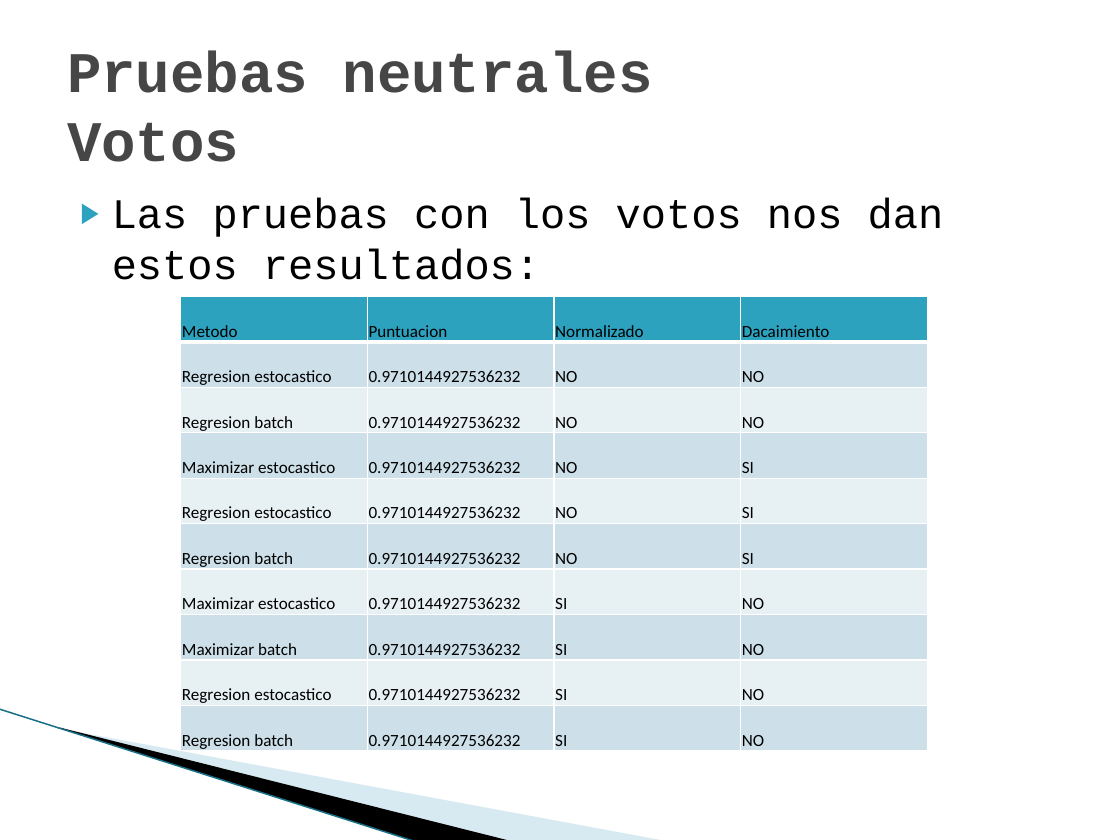
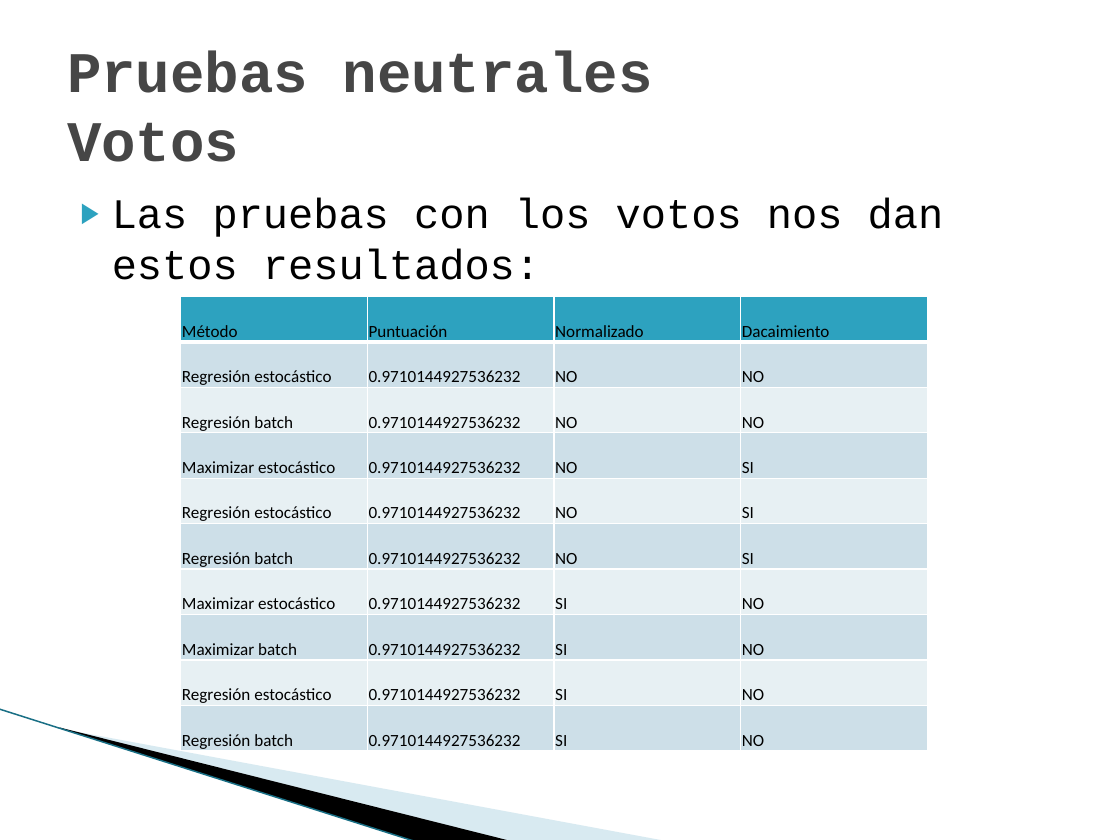
Before and after one commit to joapingut/aia-1718-t3, a slide deck: slide 28 of presentacion3.pptx. Drawn at 1120x840 pixels with LibreOffice and Linux fonts; fonts in the diff are those of the drawing; background and template pictures are left out. Boxes give left, top, right and bottom in pixels: in the first picture for what was removed or moved away, otherwise in the second. Text is boxed around its words. In the diff, an @@ line names an element or a change of style, - is before the commit and + after.

```diff
--- a/presentacion3.pptx
+++ b/presentacion3.pptx
@@ table at box(180, 297, 928, 755) @@
-row 1, column 1: Metodo
+row 1, column 1: Método
-row 1, column 2: Puntuacion
+row 1, column 2: Puntuación
-row 2, column 1: Regresion estocastico
+row 2, column 1: Regresión estocástico
-row 3, column 1: Regresion batch
+row 3, column 1: Regresión batch
-row 4, column 1: Maximizar estocastico
+row 4, column 1: Maximizar estocástico
-row 5, column 1: Regresion estocastico
+row 5, column 1: Regresión estocástico
-row 6, column 1: Regresion batch
+row 6, column 1: Regresión batch
-row 7, column 1: Maximizar estocastico
+row 7, column 1: Maximizar estocástico
-row 9, column 1: Regresion estocastico
+row 9, column 1: Regresión estocástico
-row 10, column 1: Regresion batch
+row 10, column 1: Regresión batch
```
Also in this commit, not shown: 2 other slides changed, 5 slides added, 11 other files.
